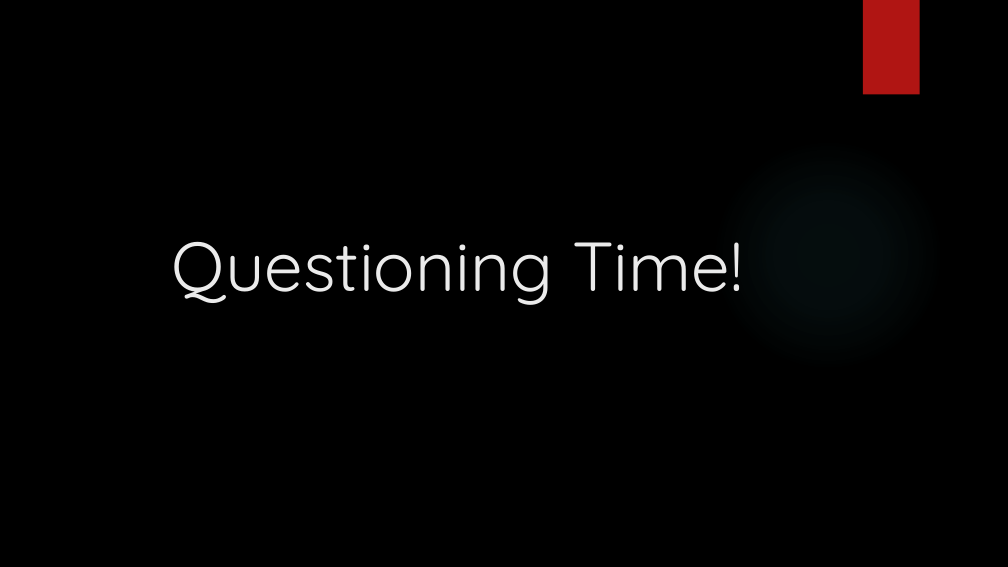
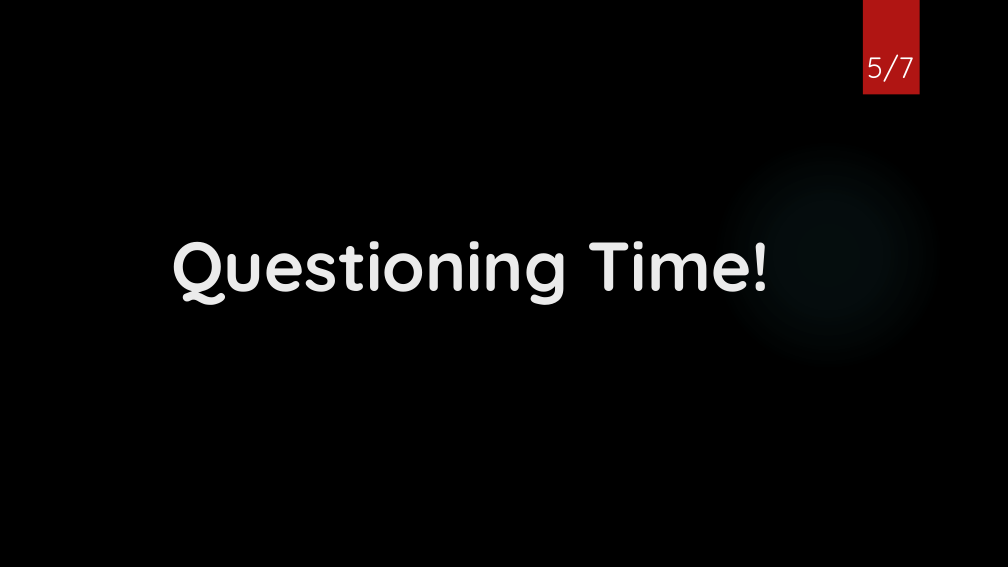
Before and after one commit to Johnny850807/BWS_IronMan, a slide deck: slide 5 of How easily to make a POP song.pptx (slide 6 before the commit). Drawn at 1008x567 pixels with LibreOffice and Linux fonts; fonts in the diff are those of the drawing; background and template pictures are left out. Boxes give left, top, right and bottom in pixels: in the first picture for what was removed or moved away, otherwise in the second. Text is boxed around its words. In the diff, an @@ line names an element or a change of style, - is before the commit and + after.

```diff
--- a/How easily to make a POP song.pptx
+++ b/How easily to make a POP song.pptx
@@ page number added at [867,54,914,82], 28 pt, text #FFFFFF @@
+5/7
@@ title "Questioning Time!" at [172,241,770,305]: bold on @@
```
Also in this commit, not shown: 5 other slides changed, 1 slide removed.
